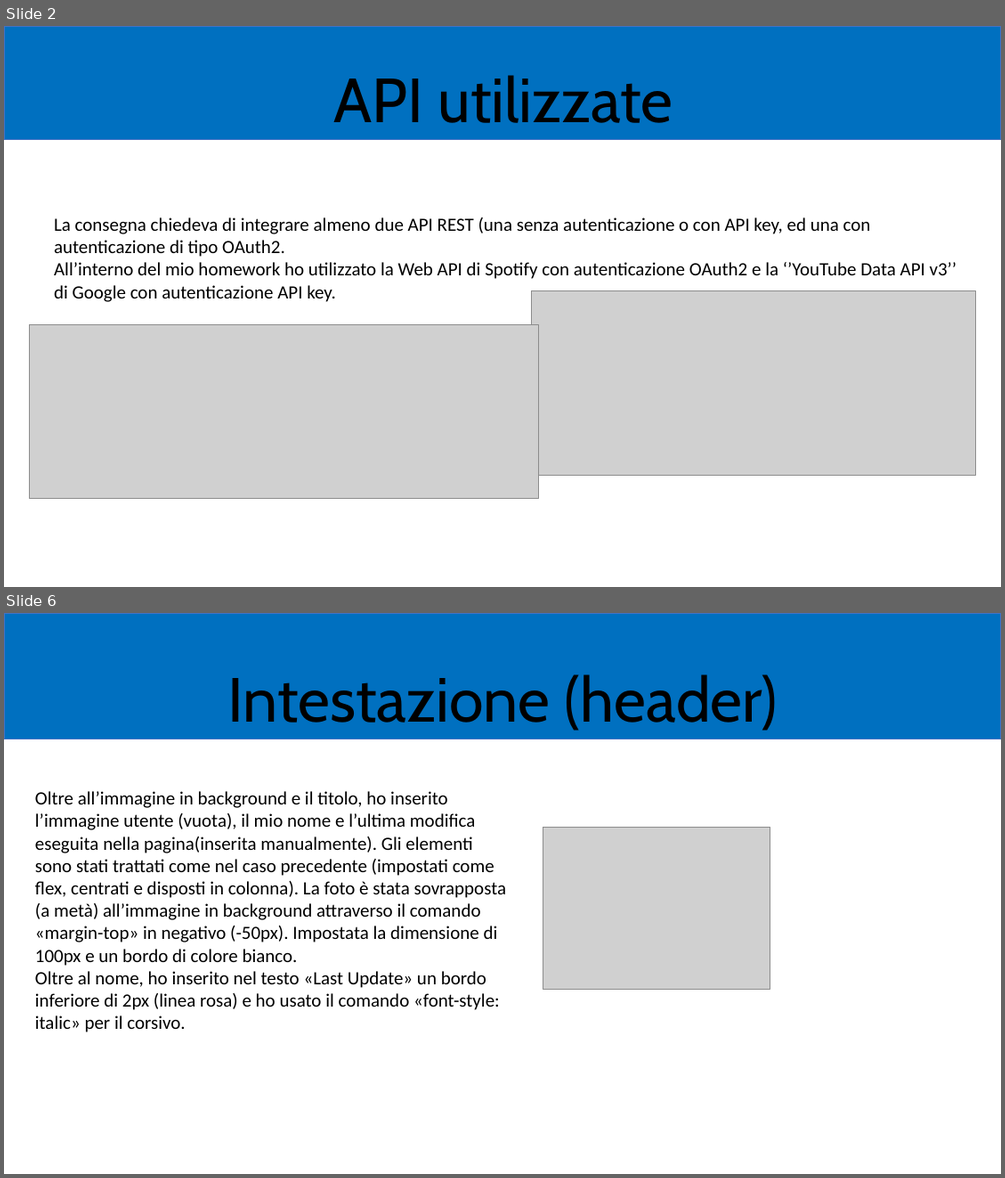
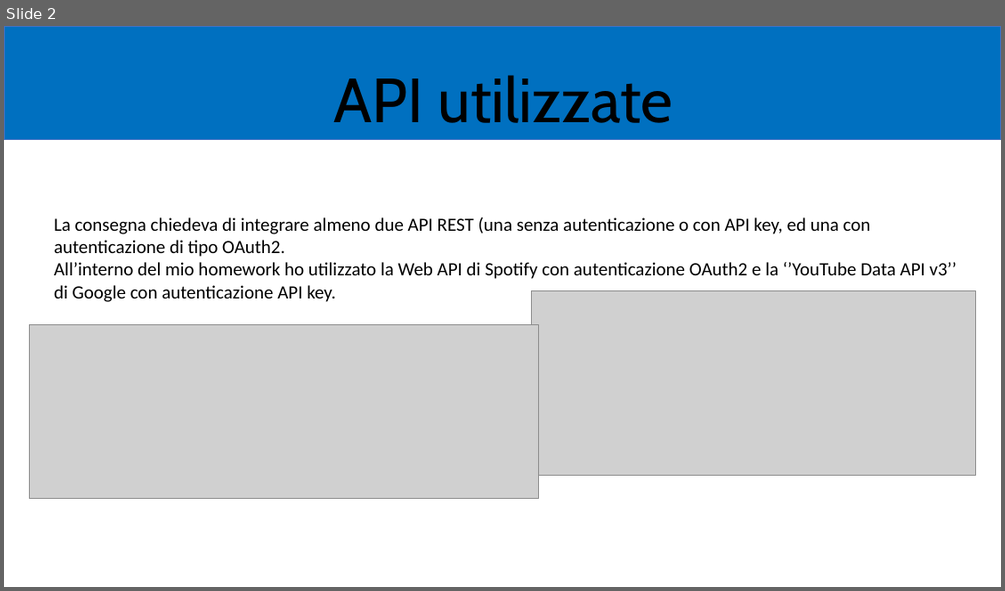
Before and after one commit to zChronoX/mhw3, a slide deck: mhw3.pptx. Shown one above the other, each under a label of ours: slides 2 and 6 before the commit, slide 2 after it; the slides between them are not shown. The pictures are 1005x1178 and 1005x591 pixels, drawn with LibreOffice and Linux fonts; fonts in the diff are those of the drawing; grey boxes stand for pictures. Boxes give left, top, right and bottom in pixels: in the first picture for what was removed or moved away, otherwise in the second. Text is boxed around its words. In the diff, an @@ line names an element or a change of style, - is before the commit and + after.

```diff
--- a/mhw3.pptx
+++ b/mhw3.pptx
@@ slide 6 removed at [4,613,1001,1174], background #FFFFFF @@
@@ rectangle removed at [4,613,1001,739] @@
@@ title removed at [227,674,777,730] @@
-Intestazione (header)
@@ text removed at [35,791,507,1032] @@
-Oltre all’immagine in background e il titolo, ho inserito l’immagine utente (vuota), il mio nome e l’ultima modifica eseguita nella pagina(inserita manualmente). Gli elementi sono stati trattati come nel caso precedente (impostati come flex, centrati e disposti in colonna). La foto è stata sovrapposta (a metà) all’immagine in background attraverso il comando «margin-top» in negativo (-50px). Impostata la dimensione di 100px e un bordo di colore bianco.
-Oltre al nome, ho inserito nel testo «Last Update» un bordo inferiore di 2px (linea rosa) e ho usato il comando «font-style: italic» per il corsivo.
@@ picture removed at [542,827,769,989] @@
```
Also in this commit, not shown: 7 slides added, 7 other slides removed.
